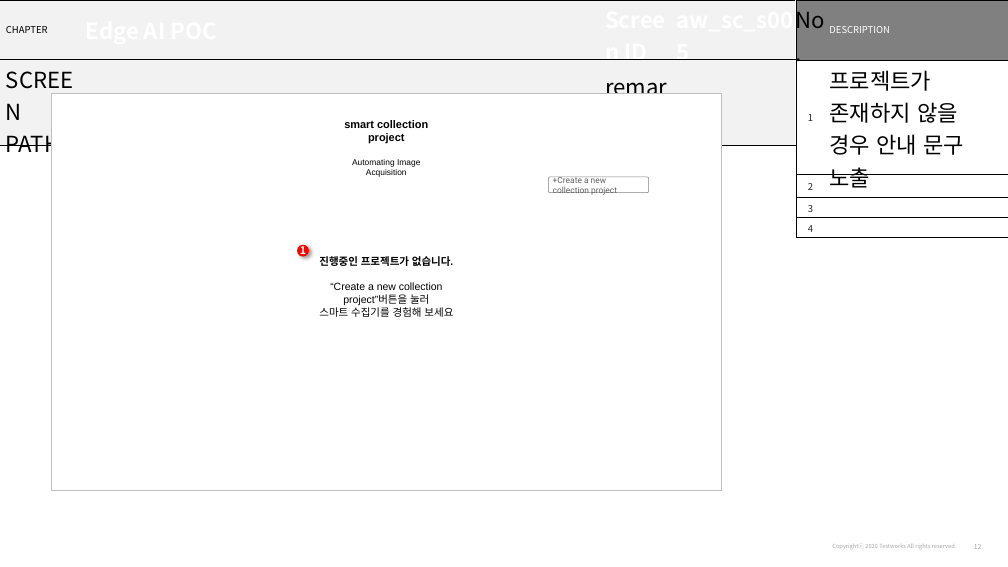
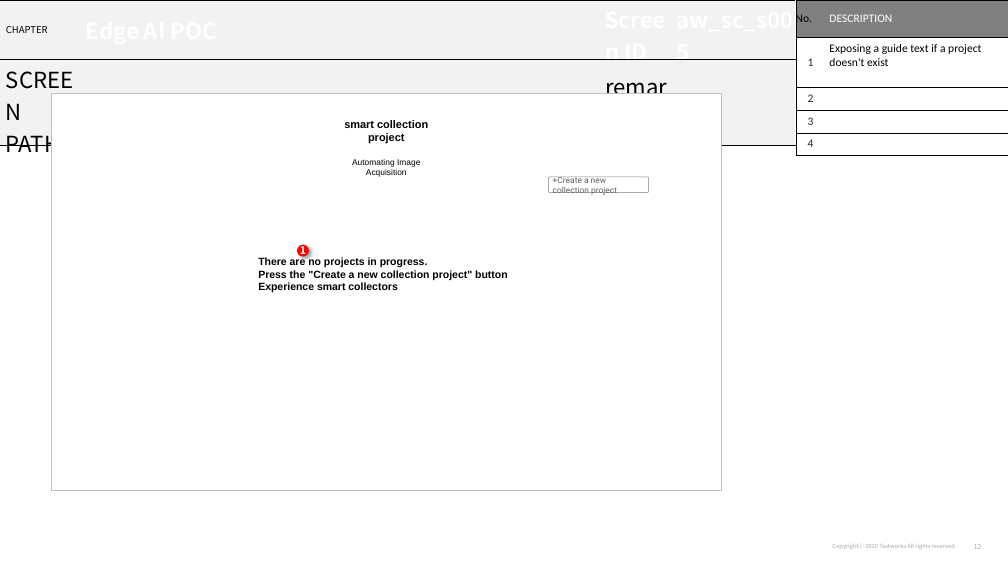
Before and after one commit to changsin/pytranslator, a slide deck: slide 12 of data/aiworks_wireframe_EdgeAI_v1.2-en.pptx. Drawn at 1008x567 pixels with LibreOffice and Linux fonts; fonts in the diff are those of the drawing. Boxes give left, top, right and bottom in pixels: in the first picture for what was removed or moved away, otherwise in the second. Text is boxed around its words. In the diff, an @@ line names an element or a change of style, - is before the commit and + after.

```diff
--- a/data/aiworks_wireframe_EdgeAI_v1.2-en.pptx
+++ b/data/aiworks_wireframe_EdgeAI_v1.2-en.pptx
@@ table at (796,0,1008,155) @@
-row 2, column 2: 프로젝트가 존재하지 않을 경우 안내 문구 노출
+row 2, column 2: Exposing a guide text if a project doesn't exist
@@ size 21.1 to 11 pt in "No." @@
@@ font Noto Sans CJK KR to Calibri in "No.", "DESCRIPTION", "1", "2" and 2 more places @@
@@ size 9 to 11 pt in "DESCRIPTION", "1", "2", "3" and 1 more places @@
@@ text at (258,257,508,292): text changed; bold on @@
-진행중인 프로젝트가 없습니다.
-“Create a new collection project”버튼을 눌러
-스마트 수집기를 경험해 보세요
+There are no projects in progress.
+Press the "Create a new collection project" button
+Experience smart collectors
```
Also in this commit, not shown: 25 other slides changed.
